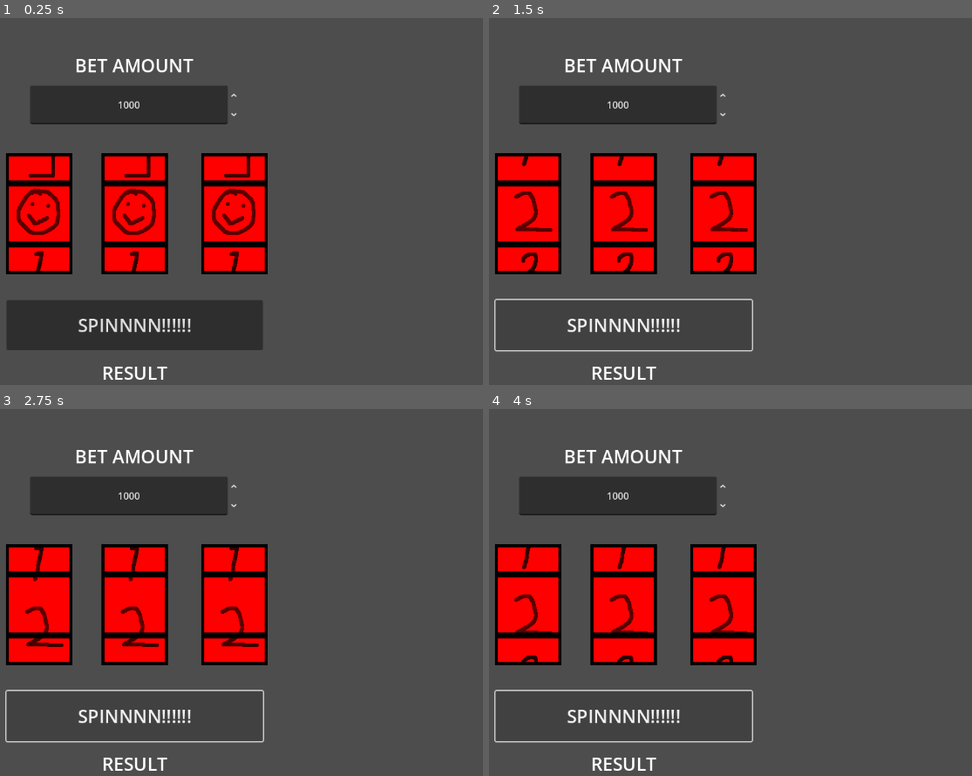
Above: before the commit, frames 1-4 (two rows, left to right).
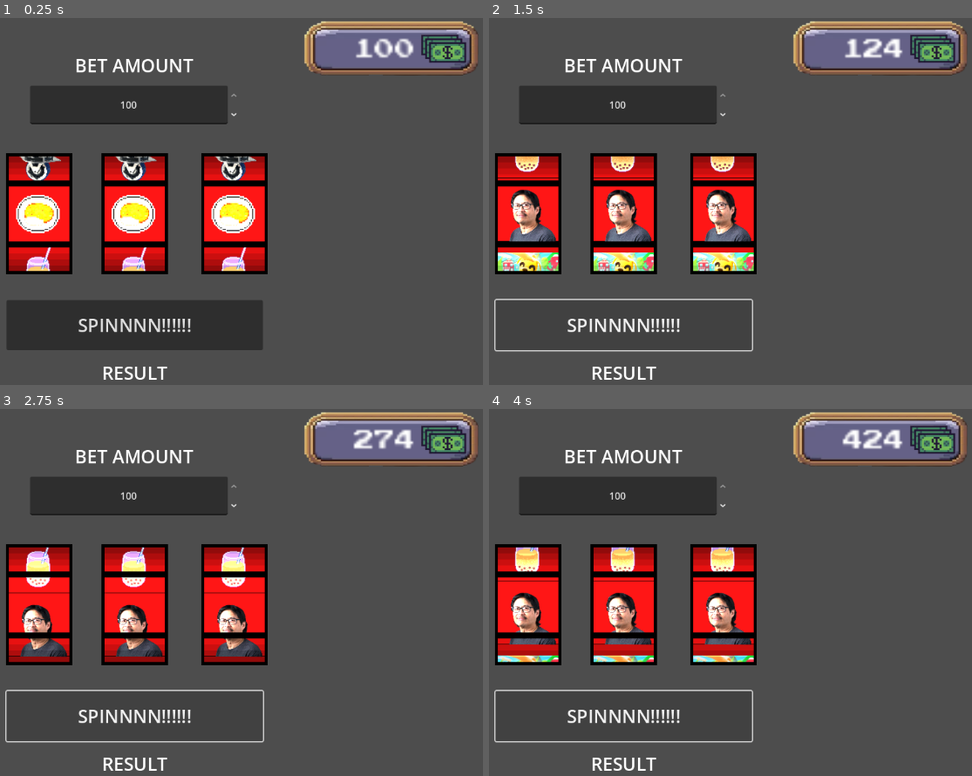
Above: after the commit, the same moments.

Repository: ggkchen/Daydream
Game: Godot game, scene res://casinoScene/slot_machine_ui.tscn
Two runs of this game, one before a commit and one after it. Both use one fixed random seed, a clock stepped at 60 frames per second and the inputs below. This scene is started directly instead of the project's main scene.
Inputs:
- Up to frame 1 (0.25 s): no input
- Up to frame 2 (1.5 s): click "SPINNNN!!!!!!" at 0.5 s; tap Enter (ui_accept) at 1.25 s; hold Right (ui_right) from 1.28 s (still down)
- Up to frame 3 (2.75 s): keep holding Right (ui_right); tap Enter (ui_accept) at 1.52, 2.27 s
- Up to frame 4 (4 s): release Right (ui_right) at 2.78 s; hold Left (ui_left) 2.78-3.53 s; hold Right (ui_right) from 3.53 s (still down); tap Enter (ui_accept) at 3.77 s

The runs differ from the first frame. In frame 1, 12% of the frame differs, in the area x 1-99%, y 0-70%; in frame 2, 12%; in frame 3, 11%; in frame 4, 12%.

Commit message:
added more to slot machine gui
made first 3 bets rigged, added a money change text, changed the rolling images, conencted the money to wallet, made max money can gamble is max in wallet

Diff:
--- a/casinoScene/slot_machine_ui.tscn
+++ b/casinoScene/slot_machine_ui.tscn
@@ -1,7 +1,13 @@
-[gd_scene load_steps=3 format=3 uid="uid://c0fincq6b537q"]
+[gd_scene load_steps=6 format=3 uid="uid://c0fincq6b537q"]
 
 [ext_resource type="PackedScene" uid="uid://c3c2cqtdm7tb5" path="res://casinoScene/reel.tscn" id="1_l6rrs"]
 [ext_resource type="Script" uid="uid://b2st3wmpciwkt" path="res://casinoScripts/slot_machine_ui.gd" id="1_t2n4x"]
+[ext_resource type="PackedScene" uid="uid://do5v8hth8te5r" path="res://interface/interface.tscn" id="3_p74vq"]
+[ext_resource type="FontFile" uid="uid://d28vbsevnv2ei" path="res://theme/ARCADECLASSIC.TTF" id="4_aptit"]
+
+[sub_resource type="Theme" id="Theme_e1xop"]
+default_font = ExtResource("4_aptit")
+default_font_size = 38
 
 [node name="SlotMachineUI" type="Control"]
 layout_mode = 3
@@ -121,4 +127,27 @@
 text = "RESULT"
 horizontal_alignment = 1
 
+[node name="interface" parent="." instance=ExtResource("3_p74vq")]
+layout_mode = 1
+anchors_preset = 1
+anchor_left = 1.0
+anchor_bottom = 0.0
+offset_left = 0.0
+offset_top = 0.0
+offset_right = 0.0
+offset_bottom = 0.0
+grow_horizontal = 0
+grow_vertical = 1
+
+[node name="moneychangeamount" type="Label" parent="."]
+layout_mode = 0
+offset_left = 923.0
+offset_top = 100.0
+offset_right = 1073.0
+offset_bottom = 144.0
+theme = SubResource("Theme_e1xop")
+theme_override_colors/font_color = Color(1, 0, 0, 1)
+text = "-100"
+horizontal_alignment = 2
+
 [connection signal="button_up" from="SpinButton" to="." method="_on_spin_button_button_up"]
--- a/casinoScripts/Reel.gd
+++ b/casinoScripts/Reel.gd
@@ -6,6 +6,7 @@
 var TWN
 var MS = 20
 var state
+var amountOfTimesPlayed:int = 0
 enum {ROLL,STOP,ROLLBACK}
 var rollDuration = 3
 var rollBackDuration =0.5
@@ -63,9 +64,12 @@
 
 func _stopRoll():
 	TWN = create_tween().set_trans(Tween.TRANS_SPRING).set_ease(Tween.EASE_OUT).set_parallel()
-	var rng = randi_range(0,9)
+	var rng
+	if amountOfTimesPlayed>3:
+		rng = randi_range(0,9)
+	else:
+		rng = 7+amountOfTimesPlayed*2
 	var dur = 1.5
-
 	var finalPos = -100*rng
 
 	var finalSlot
@@ -84,3 +88,4 @@
 	await TWN.finished
 	print("Reeel ID",reelID," reel Image ", finalSlot.name ," POS : ",finalPos, " RNJESUS :",rng)
 	SigBank.rollFinished.emit(reelID,rng)
+	amountOfTimesPlayed+=1
--- a/casinoScripts/slot_machine_ui.gd
+++ b/casinoScripts/slot_machine_ui.gd
@@ -5,13 +5,30 @@
 var reelResult3
 
 var receivedHowManyTimes = 0
-
+var howManyTimesPlayed = 0
 var betValue
 var betResult
 var winningMultiplier = 0
+#@export var playercontroller : PlayerController
+
+
+signal money_changed(new_value: int)
+
+var money: int:
+	get:
+		return int(Player_Controller.money)# simple variable
 
 # Called when the node enters the scene tree for the first time.
+
+
+
+
 func _ready():
+	$moneychangeamount.text = ""
+	Player_Controller.add_money(100)
+	$betAmount.max_value = money
+	add_to_group("player")  # make this node findable by the label
+	emit_signal("money_changed",  money)  # update UI on start
 
 	SigBank.rollFinished.connect(Callable(self,"_receiveNumber"))
 	pass # Replace with function body.
@@ -33,6 +50,7 @@
 		_calculateWinning()
 
 func _calculateWinning():
+	$betAmount.max_value = money
 	betValue = int($betAmount.value)
 
 
@@ -45,10 +63,16 @@
 	betResult = betValue * winningMultiplier
 	if betResult>0:
 		$Result.text = "+ "+str(betResult)
+		$moneychangeamount.text = "+" + str(betResult)+"$"
+		$moneychangeamount.add_theme_color_override("font_color",Color(0.0, 1.0, 0.0, 1.0))
+		Player_Controller.add_money(betResult)
+		$betAmount.max_value = money
 	else:
-		$Result.text = "LMAO !!!!  "+str(betResult)
-
-
+		$Result.text = "You lost!  "+str(betResult)
+		$moneychangeamount.text = str(betResult)+"$"
+		$moneychangeamount.add_theme_color_override("font_color",Color(1.0, 0.0, 0.0, 1.0))
+		Player_Controller.minus_money(betResult)
+		$betAmount.max_value = money
 func _on_spin_button_button_up():
 	SigBank.startRoll.emit(1,2)
 	SigBank.startRoll.emit(2,2.5)
--- a/player_controller.gd
+++ b/player_controller.gd
@@ -54,3 +54,8 @@
 		emit_signal("money_changed", money)
 		return true
 	return false
+
+
+func minus_money(amount: int) -> void:
+	money -= abs(amount)
+	emit_signal("money_changed", money)
--- a/project.godot
+++ b/project.godot
@@ -18,6 +18,7 @@
 [autoload]
 
 SigBank="*res://casinoScripts/SignalBank.gd"
+Player_Controller="*res://player_controller.gd"
 
 [input]
 
Binary file changed: casinoAssets/slotReelRed.png
